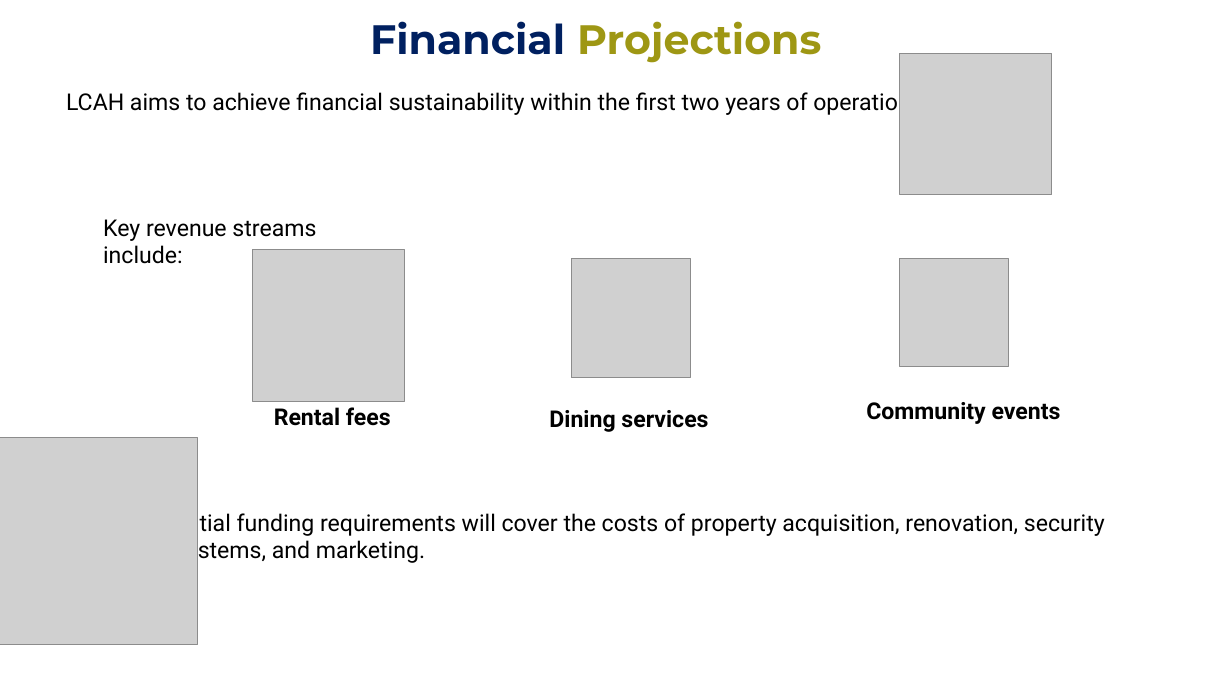
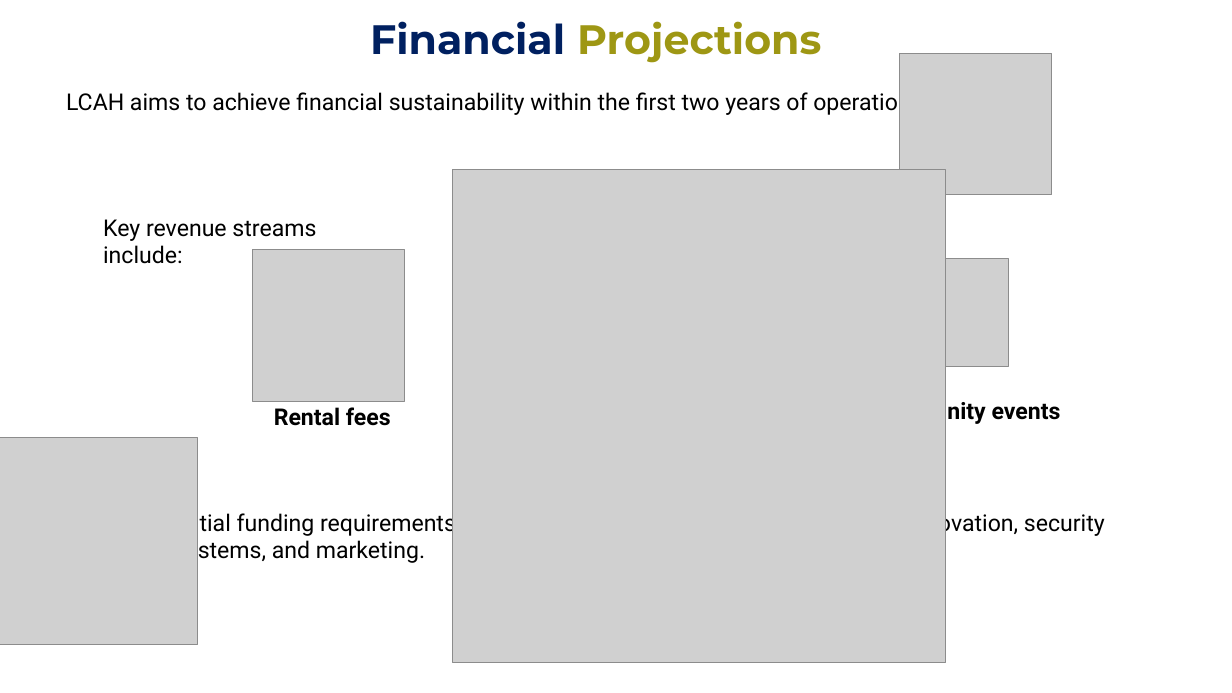
Before and after one commit to Gbekoilias/IslandRest-Hostel-Documentation, a slide deck: slide 16 of docs/Enhancing Hospitality IslandRest Hostel Operational Overview.pptx. Drawn at 1232x693 pixels with LibreOffice and Linux fonts; fonts in the diff are those of the drawing; grey boxes stand for pictures. Boxes give left, top, right and bottom in pixels: in the first picture for what was removed or moved away, otherwise in the second. Text is boxed around its words. In the diff, an @@ line names an element or a change of style, - is before the commit and + after.

```diff
--- a/docs/Enhancing Hospitality IslandRest Hostel Operational Overview.pptx
+++ b/docs/Enhancing Hospitality IslandRest Hostel Operational Overview.pptx
@@ picture added at box(453, 170, 945, 663) @@
@@ picture removed at box(571, 259, 690, 378) @@
@@ text removed at box(549, 410, 708, 432) @@
-Dining services
```
Also in this commit, not shown: 2 other slides changed, 10 slides added, 1 slide removed, 5 other files.
